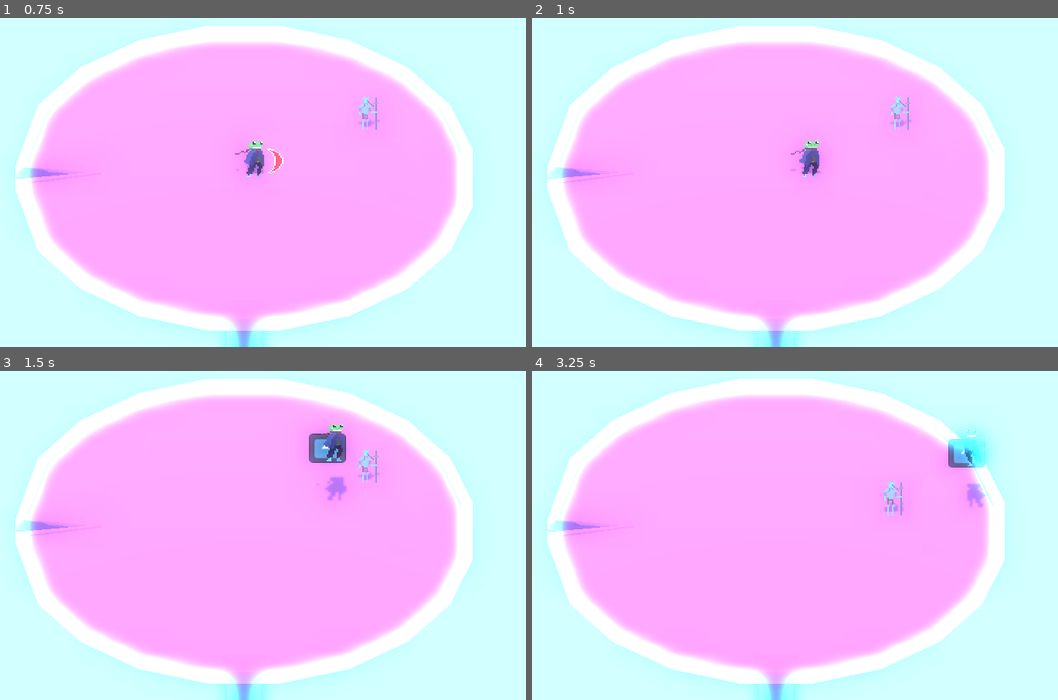
Above: before the commit, frames 1-4 (two rows, left to right).
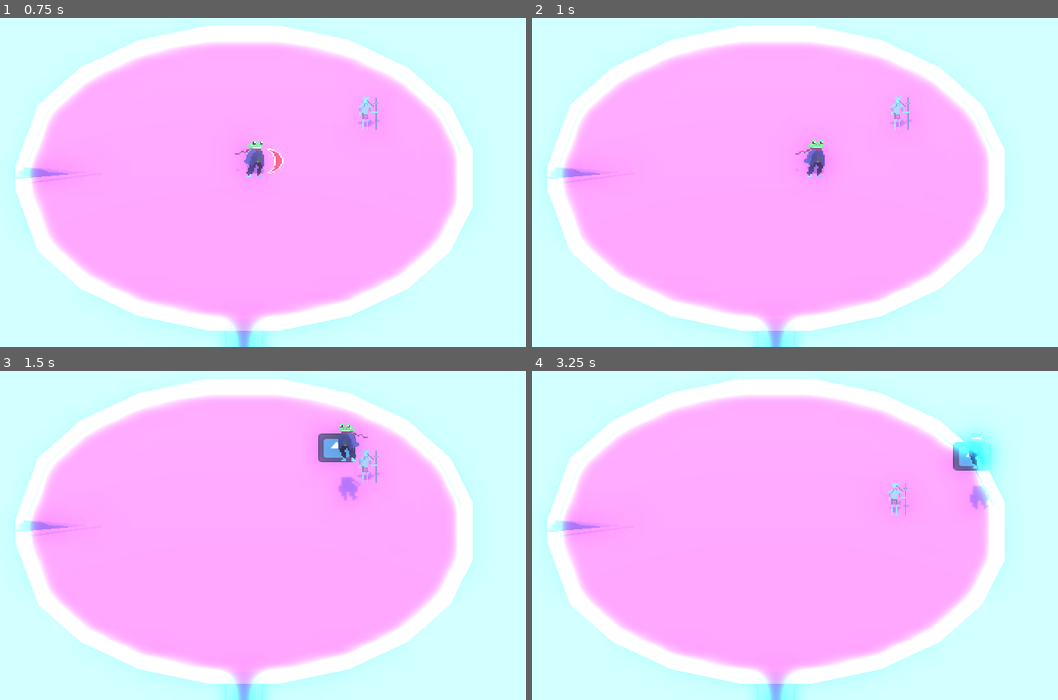
Above: after the commit, the same moments.

Repository: Brainthread/FrogGame
Game: Godot game, scene res://scenes/test.tscn
Two runs of this game, one before a commit and one after it. Both use one fixed random seed, a clock stepped at 60 frames per second and the inputs below. The engine's default icon, where the game draws it, is replaced by a stand-in: a white triangle on a blue panel in a dark square.
Inputs (mouse positions are in pixels of both pictures, inside the frame that each line leads up to):
- Up to frame 1 (0.75 s): move the mouse to (378, 156) at 0.52 s; hold D (right) from 0.53 s (still down); click (378, 156) at 0.6 s
- Up to frame 2 (1 s): keep holding D (right); tap Space (jump) at 0.77 s; right-click (910, 156) at 0.8 s
- Up to frame 3 (1.5 s): tap Space (jump) at 1.07 s; move the mouse to (120, 545) at 1.27 s; release D (right) at 1.28 s; hold S (down) from 1.28 s (still down); right-click (120, 545) at 1.35 s
- Up to frame 4 (3.25 s): tap Space (jump) at 1.52, 1.55, 1.82, 3.02 s; move the mouse to (837, 449) at 2.02 s; release S (down) at 2.03 s; hold D (right) 2.03-2.78 s; hold Space (jump) 2.03-2.78 s; click (837, 449) at 2.3 s; move the mouse to (747, 594) at 2.77 s; hold Up (up) from 2.78 s (still down); click (747, 594) at 2.85 s; right-click (747, 594) at 3.05 s

Frame 1 is identical in both runs. In frame 2, 0.4% of the frame differs, in the area x 49-56%, y 37-49%; in frame 3, 1.1%, in the area x 58-70%, y 15-40%; in frame 4, 1.0%.

Commit message:
Make grappling hook effect

Diff:
--- a/scenes/test.tscn
+++ b/scenes/test.tscn
@@ -111,8 +111,13 @@
 airborne_state = NodePath("../Airborne")
 ground_state = NodePath("../Grounded")
 
-[node name="TongueAttackHeavy" type="Node3D" parent="Character/Systems/StateMachine"]
+[node name="TongueAttackHeavy" type="Node3D" parent="Character/Systems/StateMachine" node_paths=PackedStringArray("jump_state", "airborne_state", "ground_state", "tongue_attack_manager", "body")]
 script = ExtResource("4_7yos8")
+jump_state = NodePath("../Jump")
+airborne_state = NodePath("../Airborne")
+ground_state = NodePath("../Grounded")
+tongue_attack_manager = NodePath("../../SpecialHandler/TongueAttackHandler")
+body = NodePath("../../..")
 
 [node name="Jump" type="Node3D" parent="Character/Systems/StateMachine" node_paths=PackedStringArray("airborne_state", "grounded_state")]
 script = ExtResource("5_ajshl")
@@ -148,11 +153,13 @@
 
 [node name="SpecialHandler" type="Node3D" parent="Character/Systems"]
 
-[node name="TongueAttackHandler" type="Node3D" parent="Character/Systems/SpecialHandler" node_paths=PackedStringArray("tongue_hitbox", "tongue_tip_node", "tongue_line_node")]
+[node name="TongueAttackHandler" type="Node3D" parent="Character/Systems/SpecialHandler" node_paths=PackedStringArray("tongue_hitbox", "tongue_tip_node", "tongue_line_node", "state_manager", "state_machine_state")]
 script = ExtResource("10_xrtyr")
 tongue_hitbox = NodePath("TonguePoint/Hitbox")
 tongue_tip_node = NodePath("TonguePoint")
 tongue_line_node = NodePath("Sprite3D")
+state_manager = NodePath("../../StateMachine")
+state_machine_state = NodePath("../../StateMachine/TongueAttackHeavy")
 
 [node name="Sprite3D" type="Sprite3D" parent="Character/Systems/SpecialHandler/TongueAttackHandler"]
 texture = ExtResource("11_daiq8")
@@ -242,11 +249,13 @@
 script = ExtResource("16_c6rvn")
 body = NodePath("../..")
 hurtbox = NodePath("../HitAndHurt/Hurtbox")
+dragforce = 10
 
 [node name="HitAndHurt" type="Node3D" parent="Mosquitoknight/Systems"]
 
 [node name="Hurtbox" type="Area3D" parent="Mosquitoknight/Systems/HitAndHurt"]
 script = ExtResource("16_daiq8")
+is_heavy = true
 metadata/_custom_type_script = "uid://bi5fwt04sq1jq"
 
 [node name="CollisionShape3D" type="CollisionShape3D" parent="Mosquitoknight/Systems/HitAndHurt/Hurtbox"]
--- a/scenes/tongue_attack_handler.gd
+++ b/scenes/tongue_attack_handler.gd
@@ -1,4 +1,5 @@
 extends Node3D
+class_name TongueAttackManager
 
 var usable:bool = true
 var tongue_state:TongueState = TongueState.WAITING
@@ -6,6 +7,7 @@
 var tongue_attached_node:Node3D = null
 var tongue_attached_node_offset:Vector3
 var tongue_target_position:Vector3
+@export var attach_force:float = 10
 @export var mouth_marker:Node3D
 @export var tongue_hitbox:Hitbox
 @export var max_length:float = 1
@@ -15,6 +17,8 @@
 @export var fall_to_floor_speed:float = 0.5
 @export var tongue_tip_node:Node3D
 @export var tongue_line_node:Sprite3D
+@export var state_manager:FrogStateMachine
+@export var state_machine_state:PlayerTongueAttackState
 var retraction_acceleration_counter = 0
 
 enum TongueState {
@@ -40,8 +44,11 @@
 		attached_is_heavy = body.is_heavy
 		tongue_attached_node_offset = Vector3.ZERO
 	tongue_attached_node = body
-	if tongue_attached_node != null && tongue_attached_node is DraggableHurtbox:
+	if tongue_attached_node != null && tongue_attached_node is DraggableHurtbox && tongue_attached_node.is_heavy == false:
 		tongue_attached_node.start_dragging(self)
+	elif tongue_attached_node != null:
+		state_manager._change_state(state_machine_state)
+
 
 func _ready() -> void:
 	tongue_hitbox.hit_entity.connect(_tongue_hit_object)
@@ -87,6 +94,10 @@
 	tongue_state = TongueState.RETRACTING
 	tongue_hitbox.is_active = false
 	tongue_hitbox.stop_detecting_hits()
+	state_machine_state.end_attachment()
+
+func get_direction_to_attached(origin:Node3D) -> Vector3:
+	return (tongue_attached_node.global_position + tongue_attached_node_offset - origin.position).normalized()
 
 func tongue_attack_raycast():
 	var cam = get_viewport().get_camera_3d()
--- a/scenes/tongue_attack_state.gd
+++ b/scenes/tongue_attack_state.gd
@@ -4,16 +4,17 @@
 @export var jump_state:PlayerJumpState
 @export var airborne_state:PlayerAirborneState
 @export var ground_state:PlayerGroundState
+@export var tongue_attack_manager:TongueAttackManager
+@export var body:CharacterBody3D
+
+var attached_node:Node3D = null
 
 func _initialize_state(state_machine_node:FiniteStateMachine, root_node:Node):
 	state_machine = state_machine_node
 	root = root_node
 
 func _enter_state():
-	pass
-
-func _start_attack():
-	pass
+	attached_node = tongue_attack_manager.tongue_attached_node
 
 func _exit_state():
 	pass
@@ -21,23 +22,15 @@
 func _state_update(_delta: float):
 	pass
 
-func hit_object(object):
-	pass
+func end_attachment():
+	state_machine._change_state(ground_state)
 
-func apply_damage(hurtbox):
-	pass
-
-func set_hitbox_rotation():
-	pass
-
-func set_slash_rotation():
-	pass
-
-func start_registering_hits ():
-	pass
-
-func stop_registering_hits ():
-	pass
 
 func _state_physics_update(_delta: float):
-	pass
+	if attached_node != null:
+		var direction = tongue_attack_manager.get_direction_to_attached(body)
+		var force = direction * tongue_attack_manager.attach_force
+		body.velocity = force
+	else:
+		end_attachment()
+	body.move_and_slide()
--- a/scripts/Hurtbox_draggable.gd
+++ b/scripts/Hurtbox_draggable.gd
@@ -1,7 +1,7 @@
 extends Hurtbox
 class_name DraggableHurtbox
 
-var is_heavy: bool = false
+@export var is_heavy: bool = false
 signal started_being_dragged(dragger)
 signal stopped_being_dragged
 
@@ -16,8 +16,8 @@
 
 func start_dragging(dragger) -> void:
 	started_being_dragged.emit(dragger)
-	print("being dragged")
+	print(name, ": being dragged")
 
 func stop_dragging() -> void:
 	stopped_being_dragged.emit()
-	print("stopped being dragged")
+	print(name, ": stopped being dragged")
